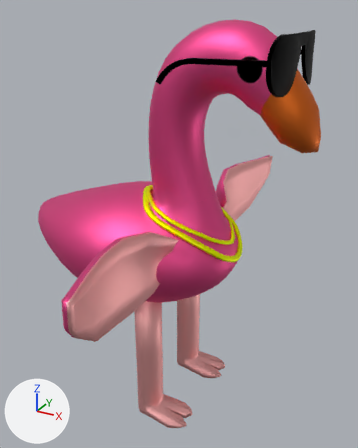
The Blender file source_assets/pinky.blend: old version first, new version second.
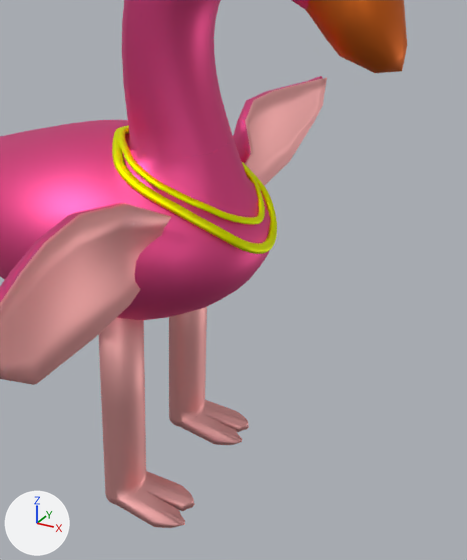
Each version is shown whole from a 50 mm lens placed at (6.34, -11.54, 11.76), pointed at (-0.17, 0.3, 5.84), then close up on the part from 21% to 100% of the width and 24% to 100% of the height. Arrows for +X, +Y and +Z are at lower left; the lights stay in place.

Before the edit, the objects in view are built like this:
```python
me_pinky = bpy.data.meshes.new('Pinky')
me_pinky.from_pydata(...)  # 14616 vertices, 27045 faces; spans x -5.37..3.74, y -5.73..5.57, z 0.1..11.48
me_pinky.materials.append(mat_default)  # picture img_pinky_t_png
ob_pinky_001 = bpy.data.objects.new('Pinky.001', me_pinky)
ob_pinky_001.location = (0.0, 0.0, 0.0)
```
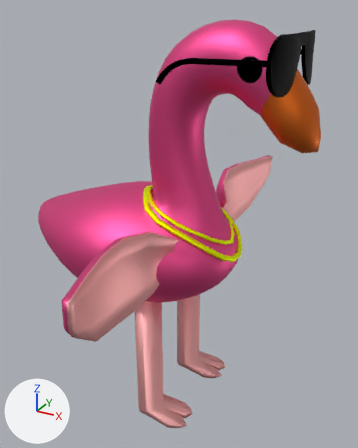
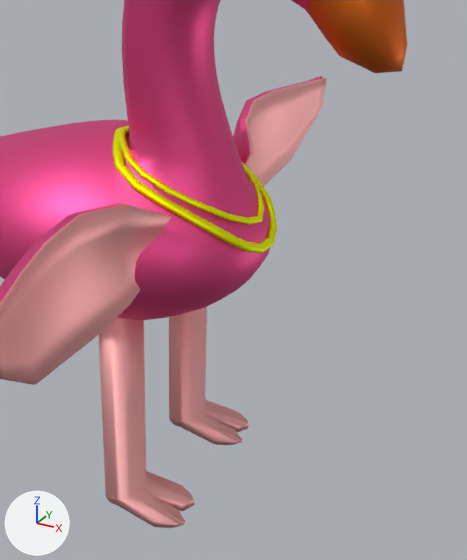
Location of each change, (x1, y1, x2, y2) in pixels of the close-ups (467 x 560 px):
part 1 of me_pinky, cut back
    before: (0, 78, 325, 528)
    after: (113, 127, 277, 254)

The change, as a diff of the scene's bpy script:
```diff
--- a/source_assets/pinky.blend.py
+++ b/source_assets/pinky.blend.py
@@ me_pinky @@
 # used by ob_pinky_001; location = (0.0, 0.0, 0.0)
-me_pinky.from_pydata(...)  # 14616 vertices, 27045 faces; spans x -5.37..3.74, y -5.73..5.57, z 0.1..11.48
+me_pinky.from_pydata(...)  # 2342 vertices, 3919 faces; spans x -5.37..3.74, y -5.73..5.57, z 0.1..11.48
+# me_pinky part 1: 40 vertices moved within x -0.93..1.89, y -1.18..0.99, z 5.41..7.06; 11859 vertices removed from x -1.04..1.92, y -5.73..5.57, z 0.1..7.07
+# me_pinky part 2: the surface is now shaded smooth
 me_pinky.materials.append(mat_default)
```
